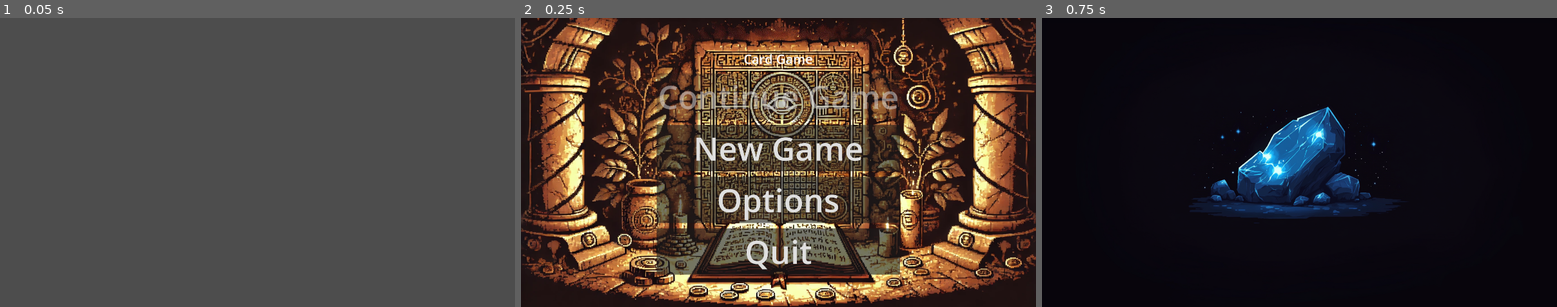
Above: before the commit, frames 1-3 (left to right).
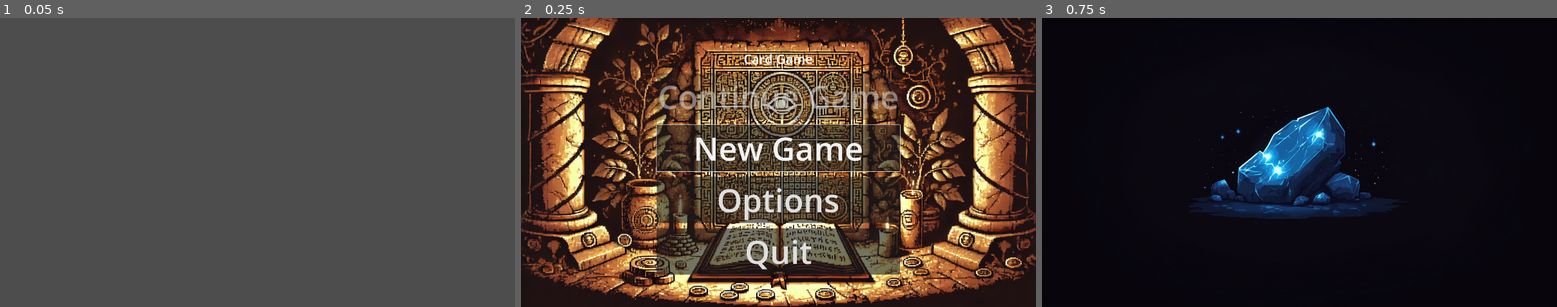
Above: after the commit, the same moments.

Repository: Pixel-Pilgrims/game-off-2024
Game: Godot game, scene res://scenes/Main.tscn
Two runs of this game, one before a commit and one after it. Both use one fixed random seed, a clock stepped at 60 frames per second and the inputs below. Sound files missing from this copy of the repository are replaced by a short silence.
Inputs:
- Up to frame 1 (0.05 s): no input
- Up to frame 2 (0.25 s): no input
- Up to frame 3 (0.75 s): click "New Game" at 0.5 s

Frame 1 is identical in both runs. In frame 2, 0.3% of the frame differs, in the area x 26-74%, y 36-54%; in frame 3, nothing differs.

Commit message:
fix: block main menu while cutscene is playing

Diff:
--- a/scenes/menus/main_menu.tscn
+++ b/scenes/menus/main_menu.tscn
@@ -49,7 +49,6 @@
 custom_minimum_size = Vector2(200, 50)
 layout_mode = 2
 theme_override_font_sizes/font_size = 120
-disabled = true
 text = "Options"
 
 [node name="QuitButton" type="Button" parent="CenterContainer/VBoxContainer"]
@@ -63,6 +62,3 @@
 
 [node name="CutsceneSystem" type="Node" parent="."]
 script = ExtResource("3_fo7iw")
-
-[connection signal="pressed" from="CenterContainer/VBoxContainer/ContinueButton" to="." method="_on_continue_button_pressed"]
-[connection signal="pressed" from="CenterContainer/VBoxContainer/Options" to="." method="_on_options_pressed"]
--- a/scripts/scenes/main.gd
+++ b/scripts/scenes/main.gd
@@ -16,6 +16,7 @@
 		current_scene.queue_free()
 	current_scene = menu_scene.instantiate()
 	add_child(current_scene)
+	# The menu will enable itself in its _ready() function
 
 func start_combat():
 	if current_scene:
--- a/scripts/scenes/main_menu.gd
+++ b/scripts/scenes/main_menu.gd
@@ -5,15 +5,16 @@
 
 func _ready():
 	$CenterContainer/VBoxContainer/StartButton.pressed.connect(_on_start_pressed)
+	$CenterContainer/VBoxContainer/ContinueButton.pressed.connect(_on_continue_button_pressed)
+	$CenterContainer/VBoxContainer/Options.pressed.connect(_on_options_pressed)
 	$CenterContainer/VBoxContainer/QuitButton.pressed.connect(_on_quit_pressed)
-	$CenterContainer/VBoxContainer/Options.pressed.connect(_on_options_pressed)
-
-	# Enable the options button since we now have functionality for it
-	$CenterContainer/VBoxContainer/Options.disabled = false
-	$CenterContainer/VBoxContainer/ContinueButton.pressed.connect(_on_continue_button_pressed)
+	# Enable menu when it's first shown
+	enable_menu()
 
 func _on_start_pressed():
 	print("start pressed")
+	# Disable menu interaction before starting cutscene
+	disable_menu()
 	GameState.start_new_run()
 	var new_game_cutscene = load("res://resources/cutscenes/new_game/new_game_cutscene.tres")
 	$CutsceneSystem.play_cutscene(new_game_cutscene, start_combat)
@@ -41,3 +42,36 @@
 
 func _on_options_closed() -> void:
 	$CenterContainer.show()
+
+func disable_menu() -> void:
+	# Disable all buttons
+	for button in $CenterContainer/VBoxContainer.get_children():
+		if button is Button:
+			button.disabled = true
+
+	# Make menu non-interactive
+	mouse_filter = Control.MOUSE_FILTER_IGNORE
+
+	# Optional: fade the menu visually
+	modulate = Color(1, 1, 1, 0.5)
+
+func enable_menu() -> void:
+	# Enable all buttons that should be enabled
+	for button in $CenterContainer/VBoxContainer.get_children():
+		if button is Button:
+			# Skip buttons that should remain disabled (like Options or Continue if not available)
+			if button.name == "ContinueButton" and not has_save_game():
+				continue
+			button.disabled = false
+
+	# Make menu interactive again
+	mouse_filter = Control.MOUSE_FILTER_STOP
+
+	# Restore full opacity
+	modulate = Color(1, 1, 1, 1)
+
+	# Focus the Start button
+	$CenterContainer/VBoxContainer/StartButton.grab_focus()
+
+func has_save_game() -> bool:
+	return FileAccess.file_exists("user://gamestate.save")
Not shown, changed: assets/UI/energy_orb.png.import
Not shown, changed: assets/UI/scroll_base.png.import
Not shown, changed: assets/UI/tilemap.png.import
Not shown, changed: assets/UI/tilemap_packed.png.import
